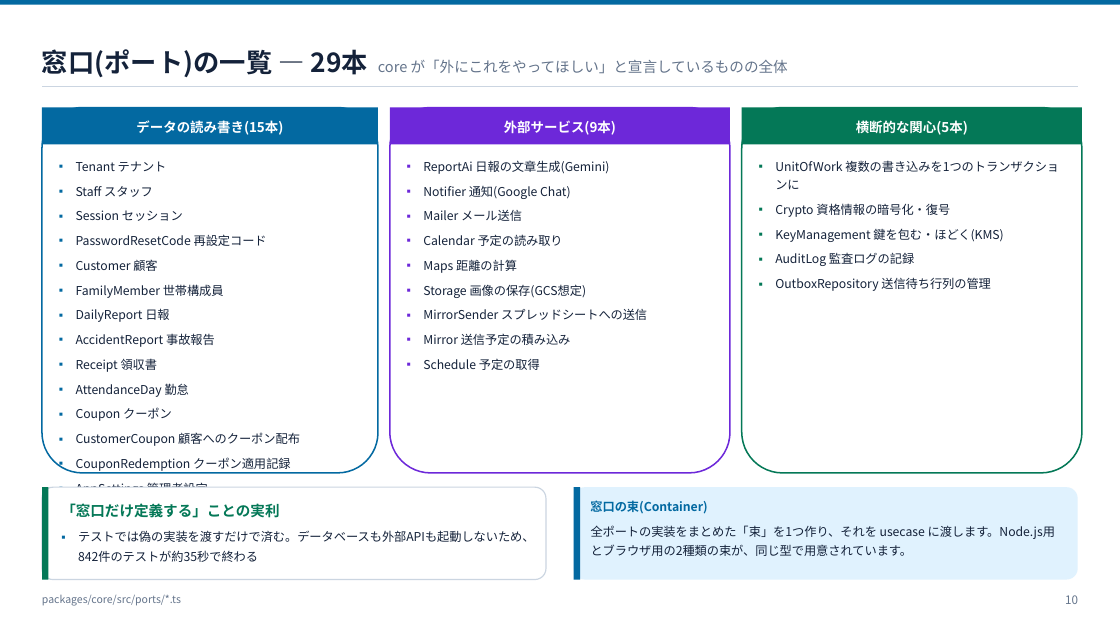
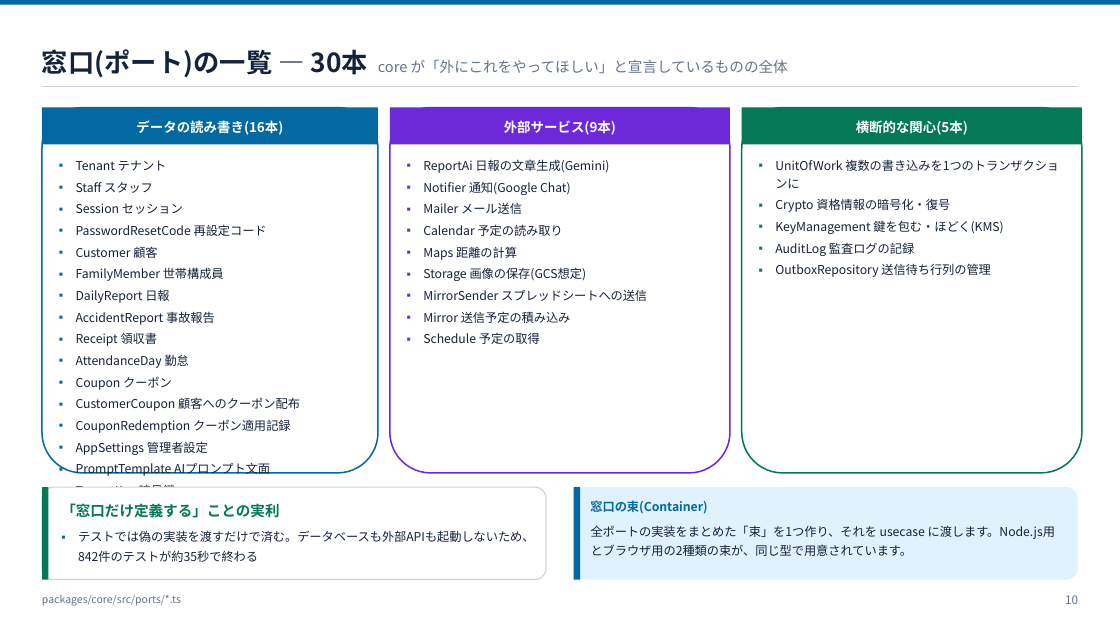
Before and after one commit to ohru131/katahimo-app, a slide deck: slide 10 of doc/slides/architecture.pptx. Drawn at 1120x630 pixels with LibreOffice and Linux fonts; fonts in the diff are those of the drawing. Boxes give left, top, right and bottom in pixels: in the first picture for what was removed or moved away, otherwise in the second. Text is boxed around its words. In the diff, an @@ line names an element or a change of style, - is before the commit and + after.

```diff
--- a/doc/slides/architecture.pptx
+++ b/doc/slides/architecture.pptx
@@ text at (42, 49, 788, 77): text changed @@
-窓口(ポート)の一覧 — 29本 core が「外にこれをやってほしい」と宣言しているものの全体
+窓口(ポート)の一覧 — 30本 core が「外にこれをやってほしい」と宣言しているものの全体
@@ text in rectangle at (136, 120, 283, 135): text changed @@
-データの読み書き(15本)
+データの読み書き(16本)
@@ text at (76, 160, 300, 455): line spacing 1.25 to 1.2; less space between paragraphs @@
@@ text "ReportAi 日報の文章生成(Gemini)" at (423, 159, 647, 344): line spacing 1.25 to 1.2; less space between paragraphs @@
@@ text "UnitOfWork 複数の書き込みを1つのトランザクションに" at (775, 159, 1059, 277): line spacing 1.25 to 1.2; less space between paragraphs @@
@@ text at (76, 462, 270, 476): paragraph added @@
+▪ PromptTemplate AIプロンプト文面
```
Also in this commit, not shown: 7 other slides changed, 52 other files.
